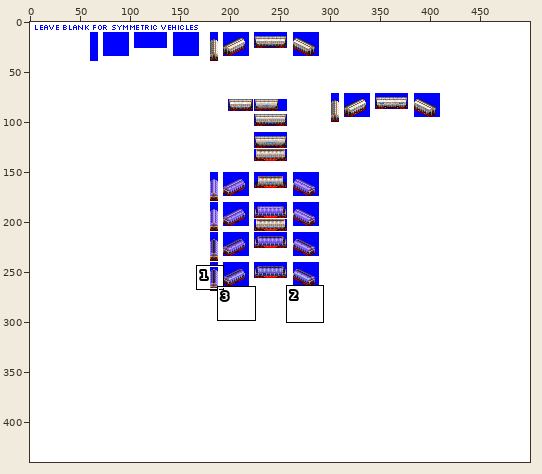
Edited in one commit: sprite sheet (src/graphics/pony/mineral_covered_hopper_car_pony_gen_5C.png). Above: a wide view before the commit, with the close-up outlined.
Close-up. Before the edit:
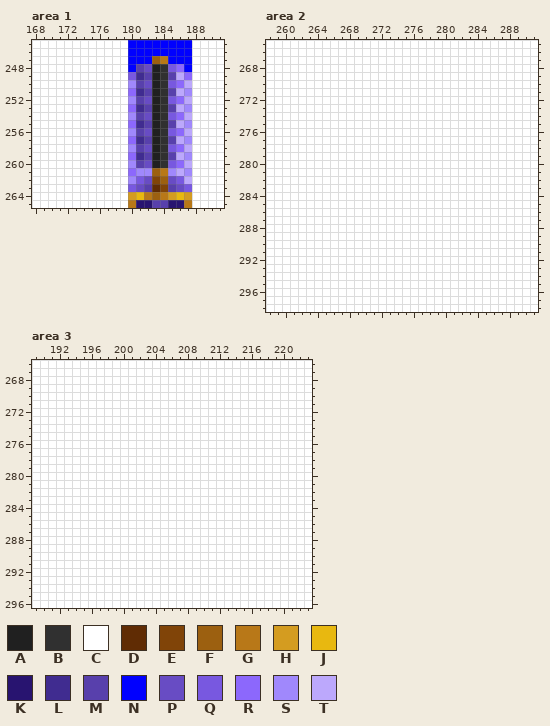
The file is 500x440 pixels. Colours within 5 levels of each other are drawn and written as one. Shown: area 1: x 168..191, y 245..265; area 2: x 258..291, y 265..298; area 3: x 189..223, y 266..296. The commit also changed other parts of the picture, which this record leaves out.
Palette (. is transparent): A #202020  B #303030  C #ffffff  D #602c04  E #804408  F #9c6010  G #b87818  H #d49c20  J #e8b810  K #281470  L #402c90  M #5840ac  N #0000ff  P #684cc4  Q #7858e0  R #8c68fc  S #a088fc  T #bca8fc
Pixels before, area 1, first column x 168:
245 CCCCCCCCCCCCNNNNNNNNCCCC
246 CCCCCCCCCCCCNNNNNNNNCCCC
247 CCCCCCCCCCCCNNNFGNNNCCCC
248 CCCCCCCCCCCCNMPABQRNCCCC
249 CCCCCCCCCCCCQLMABMTRCCCC
250 CCCCCCCCCCCCSMPABQRTCCCC
251 CCCCCCCCCCCCRLMABMTSCCCC
252 CCCCCCCCCCCCSMPABQRTCCCC
253 CCCCCCCCCCCCRLMABMTSCCCC
254 CCCCCCCCCCCCSMPABQRTCCCC
255 CCCCCCCCCCCCRLMABMTSCCCC
256 CCCCCCCCCCCCSMPABQRTCCCC
257 CCCCCCCCCCCCRLMABMTSCCCC
258 CCCCCCCCCCCCSMPABQRTCCCC
259 CCCCCCCCCCCCRLMABMTSCCCC
260 CCCCCCCCCCCCSMPABQRTCCCC
261 CCCCCCCCCCCCRSSFGSTSCCCC
262 CCCCCCCCCCCCSQPEFPQTCCCC
263 CCCCCCCCCCCCQPMDEMPQCCCC
264 CCCCCCCCCCCCHJGFGHJHCCCC
265 CCCCCCCCCCCCGKKMMKKGCCCC
Pixels before, area 2, first column x 258:
265 CCCCCCCCCCCCCCCCCCCCCCCCCCCCCCCCCC
266 CCCCCCCCCCCCCCCCCCCCCCCCCCCCCCCCCC
267 CCCCCCCCCCCCCCCCCCCCCCCCCCCCCCCCCC
268 CCCCCCCCCCCCCCCCCCCCCCCCCCCCCCCCCC
269 CCCCCCCCCCCCCCCCCCCCCCCCCCCCCCCCCC
270 CCCCCCCCCCCCCCCCCCCCCCCCCCCCCCCCCC
271 CCCCCCCCCCCCCCCCCCCCCCCCCCCCCCCCCC
272 CCCCCCCCCCCCCCCCCCCCCCCCCCCCCCCCCC
273 CCCCCCCCCCCCCCCCCCCCCCCCCCCCCCCCCC
274 CCCCCCCCCCCCCCCCCCCCCCCCCCCCCCCCCC
275 CCCCCCCCCCCCCCCCCCCCCCCCCCCCCCCCCC
276 CCCCCCCCCCCCCCCCCCCCCCCCCCCCCCCCCC
277 CCCCCCCCCCCCCCCCCCCCCCCCCCCCCCCCCC
278 CCCCCCCCCCCCCCCCCCCCCCCCCCCCCCCCCC
279 CCCCCCCCCCCCCCCCCCCCCCCCCCCCCCCCCC
280 CCCCCCCCCCCCCCCCCCCCCCCCCCCCCCCCCC
281 CCCCCCCCCCCCCCCCCCCCCCCCCCCCCCCCCC
282 CCCCCCCCCCCCCCCCCCCCCCCCCCCCCCCCCC
283 CCCCCCCCCCCCCCCCCCCCCCCCCCCCCCCCCC
284 CCCCCCCCCCCCCCCCCCCCCCCCCCCCCCCCCC
285 CCCCCCCCCCCCCCCCCCCCCCCCCCCCCCCCCC
286 CCCCCCCCCCCCCCCCCCCCCCCCCCCCCCCCCC
287 CCCCCCCCCCCCCCCCCCCCCCCCCCCCCCCCCC
288 CCCCCCCCCCCCCCCCCCCCCCCCCCCCCCCCCC
289 CCCCCCCCCCCCCCCCCCCCCCCCCCCCCCCCCC
290 CCCCCCCCCCCCCCCCCCCCCCCCCCCCCCCCCC
291 CCCCCCCCCCCCCCCCCCCCCCCCCCCCCCCCCC
292 CCCCCCCCCCCCCCCCCCCCCCCCCCCCCCCCCC
293 CCCCCCCCCCCCCCCCCCCCCCCCCCCCCCCCCC
294 CCCCCCCCCCCCCCCCCCCCCCCCCCCCCCCCCC
295 CCCCCCCCCCCCCCCCCCCCCCCCCCCCCCCCCC
296 CCCCCCCCCCCCCCCCCCCCCCCCCCCCCCCCCC
297 CCCCCCCCCCCCCCCCCCCCCCCCCCCCCCCCCC
298 CCCCCCCCCCCCCCCCCCCCCCCCCCCCCCCCCC
Pixels before, area 3, first column x 189:
266 CCCCCCCCCCCCCCCCCCCCCCCCCCCCCCCCCCC
267 CCCCCCCCCCCCCCCCCCCCCCCCCCCCCCCCCCC
268 CCCCCCCCCCCCCCCCCCCCCCCCCCCCCCCCCCC
269 CCCCCCCCCCCCCCCCCCCCCCCCCCCCCCCCCCC
270 CCCCCCCCCCCCCCCCCCCCCCCCCCCCCCCCCCC
271 CCCCCCCCCCCCCCCCCCCCCCCCCCCCCCCCCCC
272 CCCCCCCCCCCCCCCCCCCCCCCCCCCCCCCCCCC
273 CCCCCCCCCCCCCCCCCCCCCCCCCCCCCCCCCCC
274 CCCCCCCCCCCCCCCCCCCCCCCCCCCCCCCCCCC
275 CCCCCCCCCCCCCCCCCCCCCCCCCCCCCCCCCCC
276 CCCCCCCCCCCCCCCCCCCCCCCCCCCCCCCCCCC
277 CCCCCCCCCCCCCCCCCCCCCCCCCCCCCCCCCCC
278 CCCCCCCCCCCCCCCCCCCCCCCCCCCCCCCCCCC
279 CCCCCCCCCCCCCCCCCCCCCCCCCCCCCCCCCCC
280 CCCCCCCCCCCCCCCCCCCCCCCCCCCCCCCCCCC
281 CCCCCCCCCCCCCCCCCCCCCCCCCCCCCCCCCCC
282 CCCCCCCCCCCCCCCCCCCCCCCCCCCCCCCCCCC
283 CCCCCCCCCCCCCCCCCCCCCCCCCCCCCCCCCCC
284 CCCCCCCCCCCCCCCCCCCCCCCCCCCCCCCCCCC
285 CCCCCCCCCCCCCCCCCCCCCCCCCCCCCCCCCCC
286 CCCCCCCCCCCCCCCCCCCCCCCCCCCCCCCCCCC
287 CCCCCCCCCCCCCCCCCCCCCCCCCCCCCCCCCCC
288 CCCCCCCCCCCCCCCCCCCCCCCCCCCCCCCCCCC
289 CCCCCCCCCCCCCCCCCCCCCCCCCCCCCCCCCCC
290 CCCCCCCCCCCCCCCCCCCCCCCCCCCCCCCCCCC
291 CCCCCCCCCCCCCCCCCCCCCCCCCCCCCCCCCCC
292 CCCCCCCCCCCCCCCCCCCCCCCCCCCCCCCCCCC
293 CCCCCCCCCCCCCCCCCCCCCCCCCCCCCCCCCCC
294 CCCCCCCCCCCCCCCCCCCCCCCCCCCCCCCCCCC
295 CCCCCCCCCCCCCCCCCCCCCCCCCCCCCCCCCCC
296 CCCCCCCCCCCCCCCCCCCCCCCCCCCCCCCCCCC
After the commit:
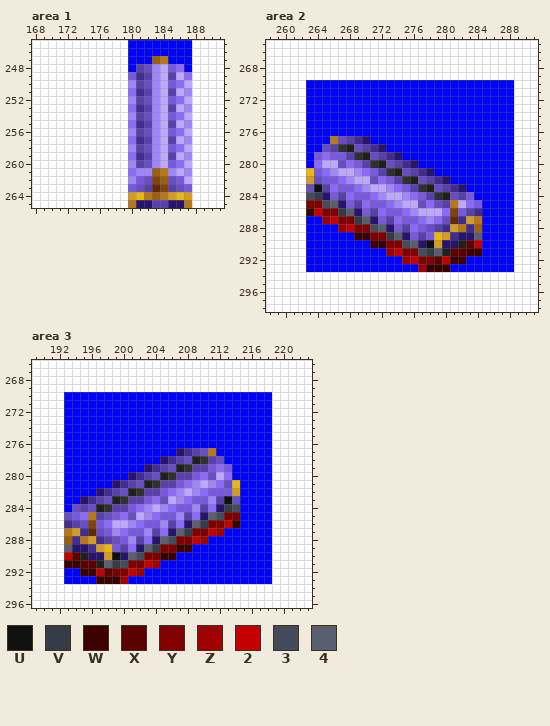
Colours new in this view: U #101010  V #343c48  W #3c0000  X #5c0000  Y #800000  Z #a00000  2 #c40000  3 #444c5c  4 #586070
Difference:
Changed rows in their new state; - is an unchanged pixel.
Area 1:
first column x 183:
248 ST
249 ST
250 ST
251 ST
252 ST
253 ST
254 ST
255 ST
256 ST
257 ST
258 ST
259 ST
260 ST
Area 2:
first column x 263:
270 NNNNNNNNNNNNNNNNNNNNNNNNNN
271 NNNNNNNNNNNNNNNNNNNNNNNNNN
272 NNNNNNNNNNNNNNNNNNNNNNNNNN
273 NNNNNNNNNNNNNNNNNNNNNNNNNN
274 NNNNNNNNNNNNNNNNNNNNNNNNNN
275 NNNNNNNNNNNNNNNNNNNNNNNNNN
276 NNNNNNNNNNNNNNNNNNNNNNNNNN
277 NNNGPMLKNNNNNNNNNNNNNNNNNN
278 NNPMBAPMLKNNNNNNNNNNNNNNNN
279 NQRQQMBAPMLKNNNNNNNNNNNNNN
280 NRTTPRQMBAPMLKNNNNNNNNNNNN
281 JQRSTTSRQMBAPMLKNNNNNNNNNN
282 HPQQRSTTPRQMBAPMLKNNNNNNNN
283 PUMRQQRSTTSRQMBAPMLKNNNNNN
284 3VKQMRQQRSTTSRQMBAPMQNNNNN
285 YY34KQMRQQRSTTPRPMGTRQNNNN
286 W2YYV4KQMRQQRSTTTREQMLNNNN
287 NNZ2YYV4KQMRQQRSRPDLHGNNNN
288 NNNNZ2YY34KQMRQPMLHGLFNNNN
289 NNNNNNWWYYV4KQMQJHLKK4NNNN
290 NNNNNNNNWWYY34KUHKKAX2NNNN
291 NNNNNNNNNNZ2YY3V4AXXWWNNNN
292 NNNNNNNNNNNNZ2YYX2WWNNNNNN
293 NNNNNNNNNNNNNNZWWWNNNNNNNN
Area 3:
first column x 193:
270 NNNNNNNNNNNNNNNNNNNNNNNNNN
271 NNNNNNNNNNNNNNNNNNNNNNNNNN
272 NNNNNNNNNNNNNNNNNNNNNNNNNN
273 NNNNNNNNNNNNNNNNNNNNNNNNNN
274 NNNNNNNNNNNNNNNNNNNNNNNNNN
275 NNNNNNNNNNNNNNNNNNNNNNNNNN
276 NNNNNNNNNNNNNNNNNNNNNNNNNN
277 NNNNNNNNNNNNNNKLMPGNNNNNNN
278 NNNNNNNNNNNNKLMPABMPNNNNNN
279 NNNNNNNNNNKLMPABMMQRQNNNNN
280 NNNNNNNNKLMPABMMQRPTRNNNNN
281 NNNNNNKLMPABMMQRSTSRPJNNNN
282 NNNNKLMPABMMQRSTSRQQQHNNNN
283 NNKLMPABMMQRPTSRQQSMUPNNNN
284 NPMPABMMQRSTSRQQSMRKV3NNNN
285 PQRGMPQRPTSRQQSMRK43YYNNNN
286 LMPEQRTTSRQQSMRK4VYY2WNNNN
287 GHLDPQSRQQSMRK4VYY2ZNNNNNN
288 FLGHLMPQSMRK43YY2ZNNNNNNNN
289 4KKLHJQMRK4VYYWWNNNNNNNNNN
290 2XAKKHUK43YYWWNNNNNNNNNNNN
291 WWXXA4V3YY2ZNNNNNNNNNNNNNN
292 NNWW2XYY2ZNNNNNNNNNNNNNNNN
293 NNNNWWWZNNNNNNNNNNNNNNNNNN
Boxes around the changes in both close-ups, in picture pixels (x1, y1, x2, y2):
changed: (152, 64, 168, 168)
changed: (306, 80, 514, 272)
changed: (64, 392, 272, 584)
